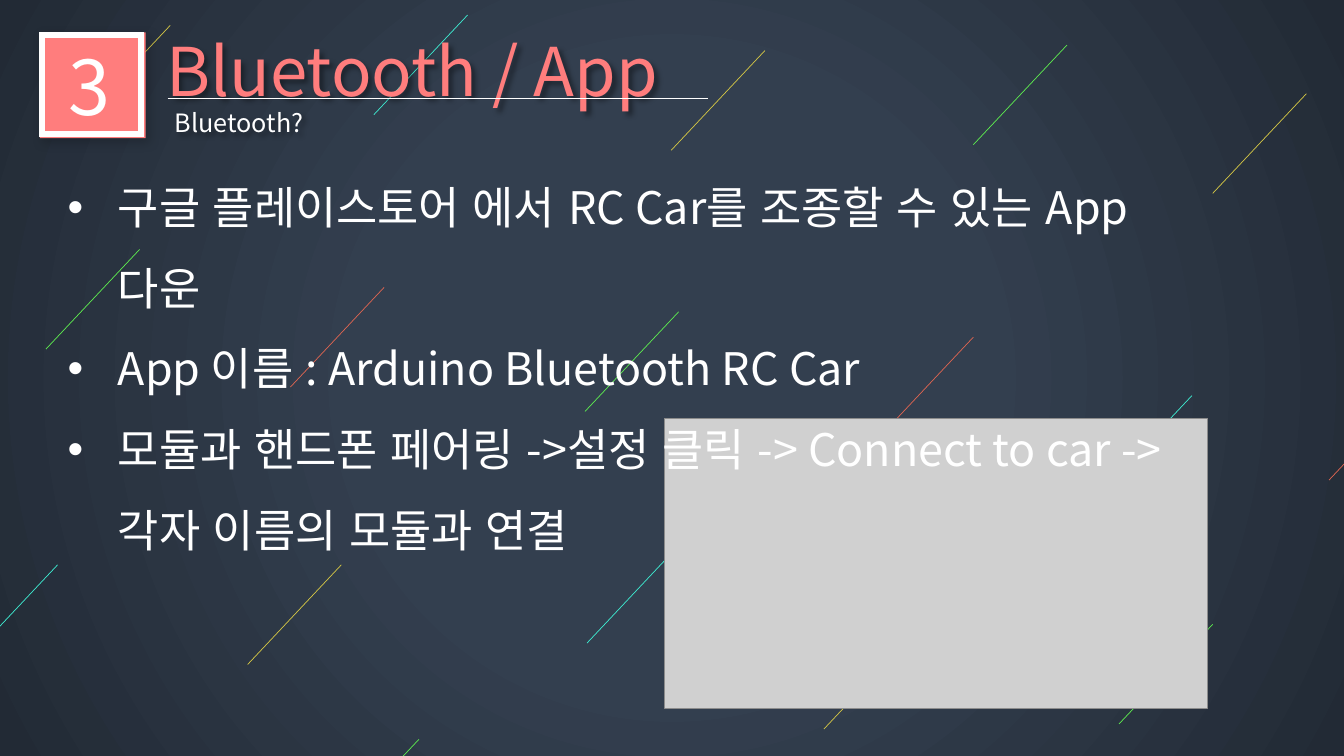
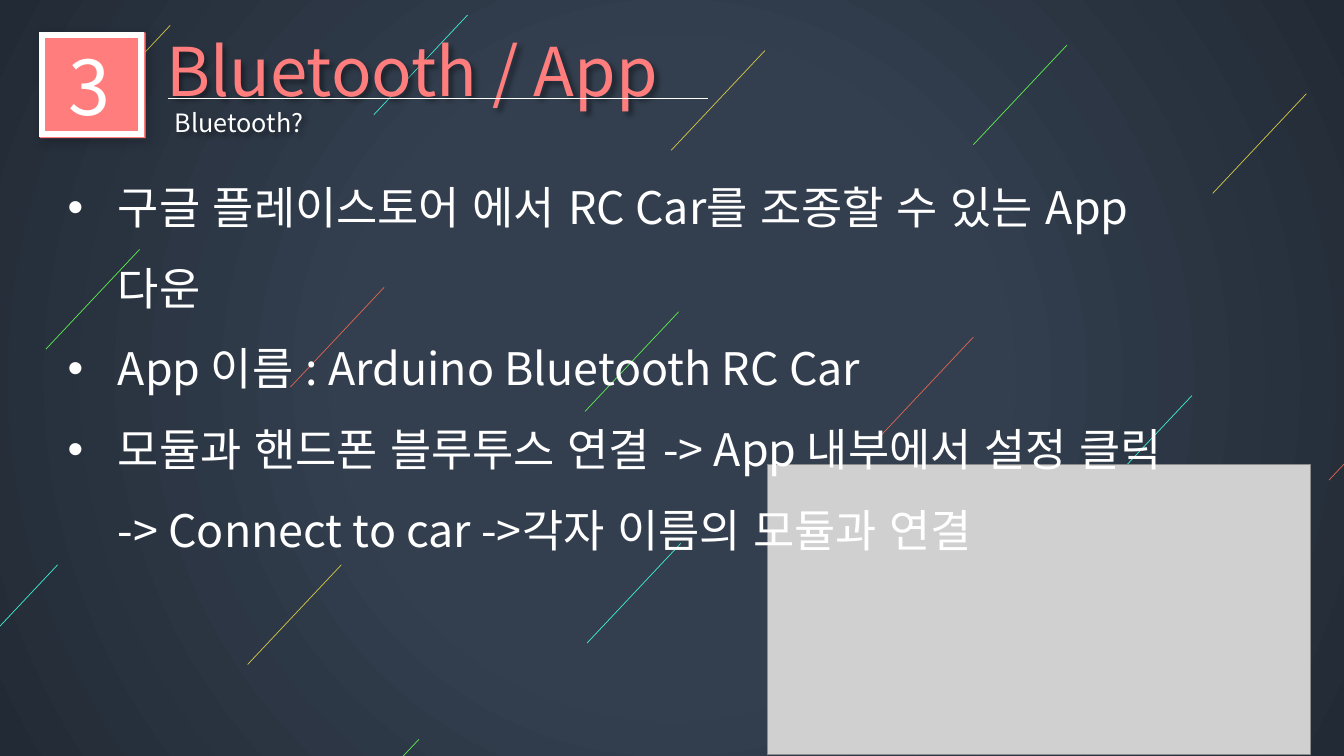
Before and after one commit to I-got-new-RC-car-bro/LecturePlan, a slide deck: slide 21 of lecture_plan/6차시/presentation/6차시 ppt.pptx. Drawn at 1344x756 pixels with LibreOffice and Linux fonts; fonts in the diff are those of the drawing; grey boxes stand for pictures; background and template pictures are left out. Boxes give left, top, right and bottom in pixels: in the first picture for what was removed or moved away, otherwise in the second. Text is boxed around its words. In the diff, an @@ line names an element or a change of style, - is before the commit and + after.

```diff
--- a/lecture_plan/6차시/presentation/6차시 ppt.pptx
+++ b/lecture_plan/6차시/presentation/6차시 ppt.pptx
@@ text at (x1=118, y1=421, x2=1161, y2=558): text changed @@
-• 모듈과 핸드폰 페어링 ->설정 클릭 -> Connect to car ->각자 이름의 모듈과 연결
+• 모듈과 핸드폰 블루투스 연결 -> App 내부에서 설정 클릭 -> Connect to car ->각자 이름의 모듈과 연결
@@ picture moved from (x1=664, y1=418, x2=1207, y2=709) to (x1=768, y1=465, x2=1311, y2=755) @@
@@ line removed from (918, 629) to (824, 729) @@
@@ line removed from (1213, 624) to (1119, 724) @@
```
Also in this commit, not shown: 4 other slides changed.
